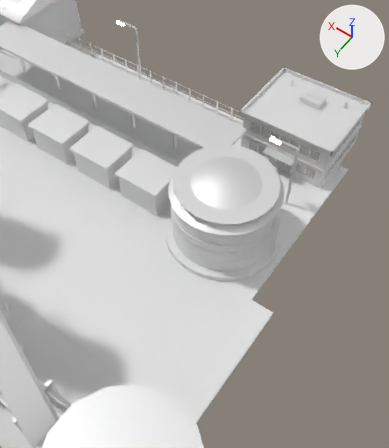
Before and after pictures for a commit that changed the FBX model Assets/Art/KayseriIsland/Models/Ruby/Phase2/Refinery_P2.fbx.
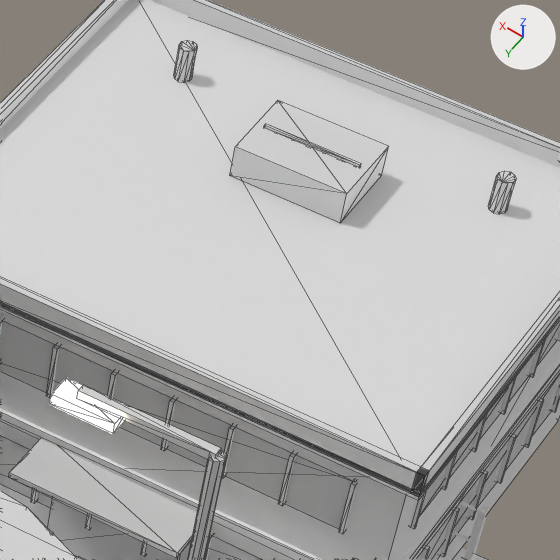
Old and new are each drawn from a camera (50 mm lens) standing at (78.8, 21.9, 60.7) and looking at (105.9, -16.1, 0.9) and again close up on the part from 67% to 91% of the width and 16% to 37% of the height. Lighting does not change. The marker at upper right points along +X, +Y and +Z. The first two pictures are the older version. The close-ups show mesh edges as thin lines. Vertices at exactly the same position are counted once.

Objects in the first close-up: 'Refinery.Lamp0', 'Refinery.Office', 'Refinery.Tank0' and 2 more.
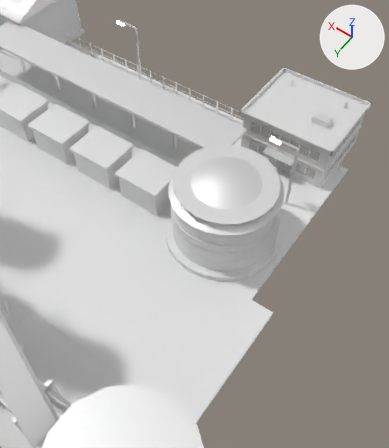
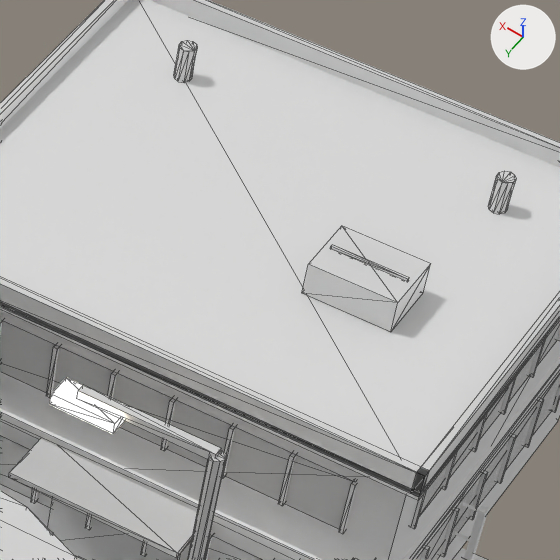
Edits to the bpy script that builds the scene:
```text
Change me_refinery_office_001:
    where me_refinery_office_001.from_pydata(...)  # 416 vertices, 648 faces; spans x -6.9..6.9, y -5.9..7.0, z 0.0..7.84
    used by ob_refinery_office; location = (100.0, -33.87, 5.3)
    me_refinery_office_001 part 1: the loose piece of 8 vertices spanning x -1.43..1.45, y -3.01..-0.93, z 6.92..7.78 is scaled about its middle by (0.77, 0.77, 1), then moved by (-2.97, 2.9, 0.0)
    me_refinery_office_001 part 2: the loose piece of 8 vertices spanning x -1.23..1.25, y -2.01..-1.94, z 7.77..7.84 is scaled about its middle by (0.77, 1, 1), then moved by (-2.97, 2.9, 0.0)
```

Boxes (x1, y1, x2, y2) around the edits, measured in the close-ups (560 x 560 px; the box of a moved part takes in the faces that stretch with it):
part 1 of me_refinery_office_001, moved or reshaped: before (230, 100, 389, 223); after (302, 226, 430, 332)
part 2 of me_refinery_office_001, moved or reshaped: before (264, 124, 361, 167); after (331, 245, 409, 281)
